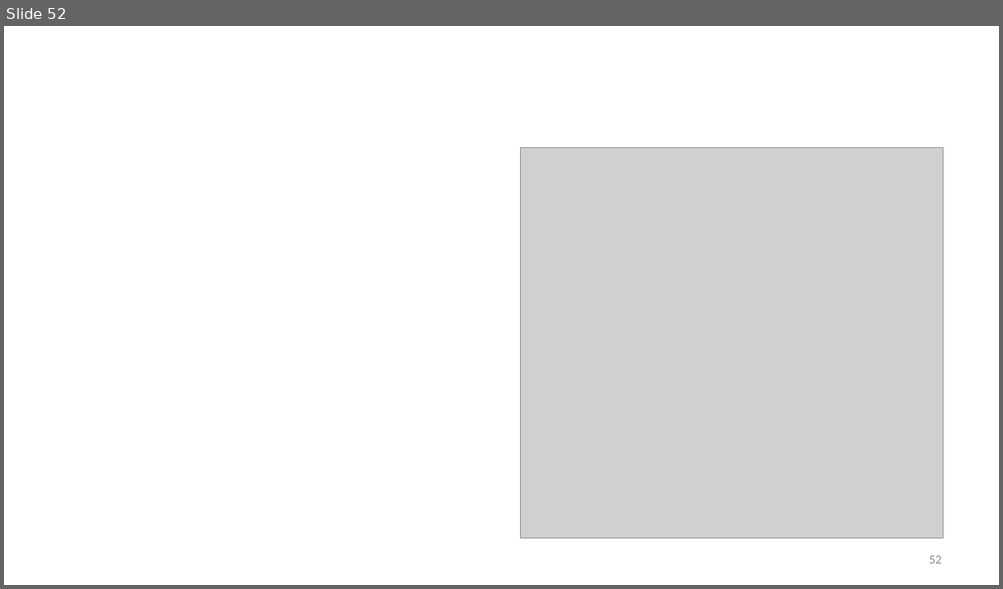
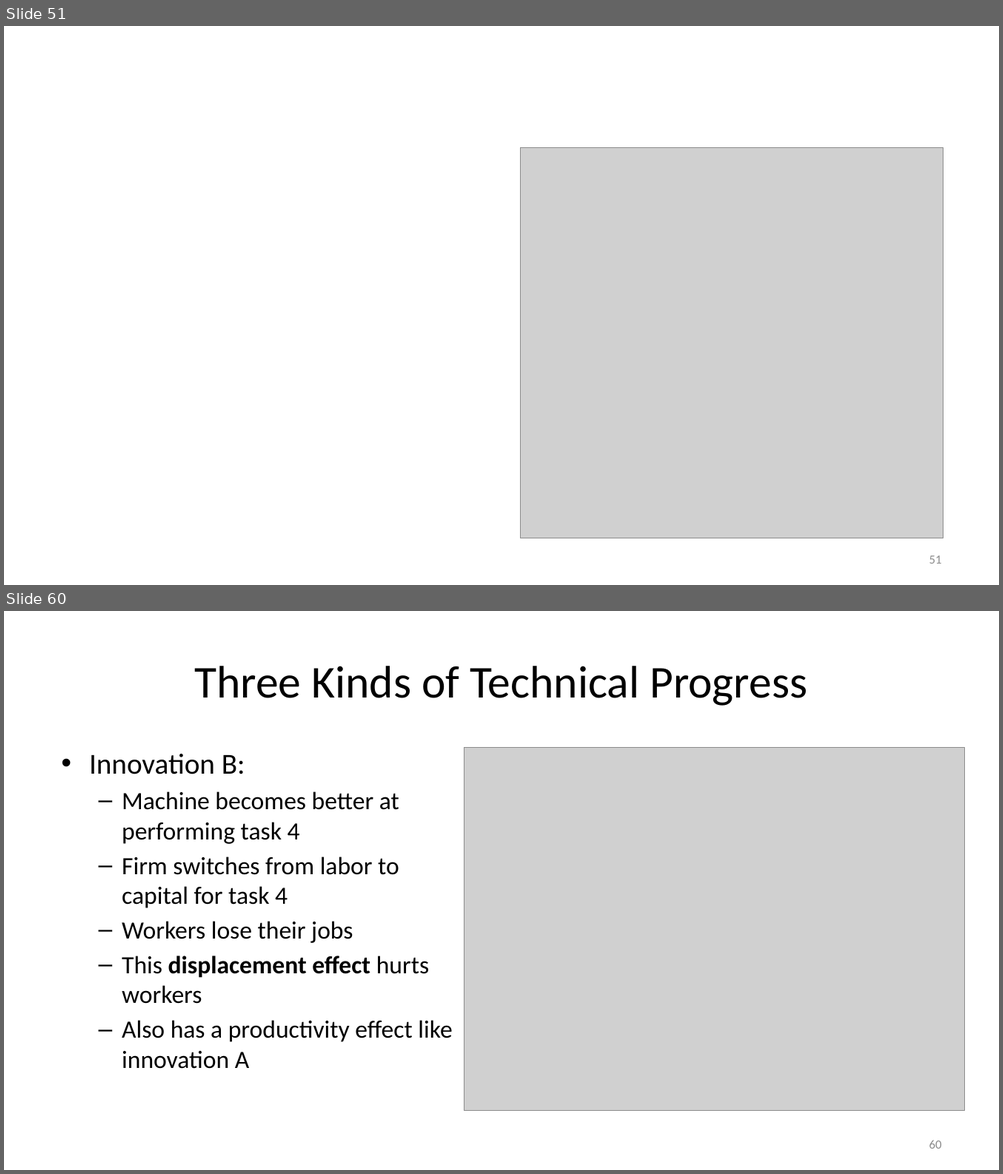
Before and after one commit to jonsteinsson/jonsteinsson.github.io, a slide deck: static/teaching/Lecture02Production.pptx. Shown one above the other, each under a label of ours: slide 52 before the commit, slides 51 and 60 after it; the slides between them are not shown. The pictures are 1003x589 and 1003x1174 pixels, drawn with LibreOffice and Linux fonts; fonts in the diff are those of the drawing; grey boxes stand for pictures. Boxes give left, top, right and bottom in pixels: in the first picture for what was removed or moved away, otherwise in the second. Text is boxed around its words. In the diff, an @@ line names an element or a change of style, - is before the commit and + after.

```diff
--- a/static/teaching/Lecture02Production.pptx
+++ b/static/teaching/Lecture02Production.pptx
@@ slide 60 added at [4, 611, 999, 1170], background #FFFFFF @@
@@ title added at [194, 666, 807, 706], 44 pt, text #000000 @@
+Three Kinds of Technical Progress
@@ text added at [89, 754, 452, 1069], 24 pt, text #000000 @@
+• Innovation B:
+  – Machine becomes better at performing task 4
+  – Firm switches from labor to capital for task 4
+  – Workers lose their jobs
+  – This displacement effect hurts workers
+  – Also has a productivity effect like innovation A
@@ picture added at [464, 748, 965, 1111] @@
@@ page number added at [929, 1141, 942, 1149], 12 pt, text #8C8C8C @@
+60
@@ what was slide 52 is now slide 51 @@
@@ page number at [929, 556, 942, 564]: text changed @@
-52
+51
```
Also in this commit, not shown: 5 slides changed, 18 other slides added, 4 slides removed, 5 other files.
